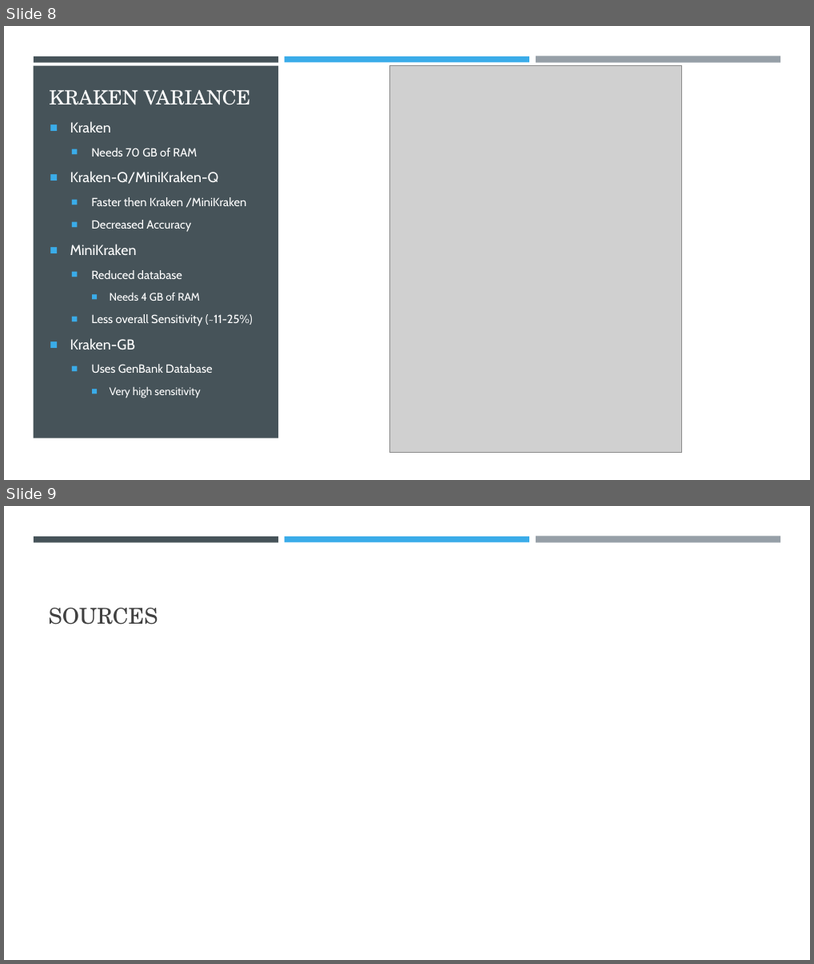
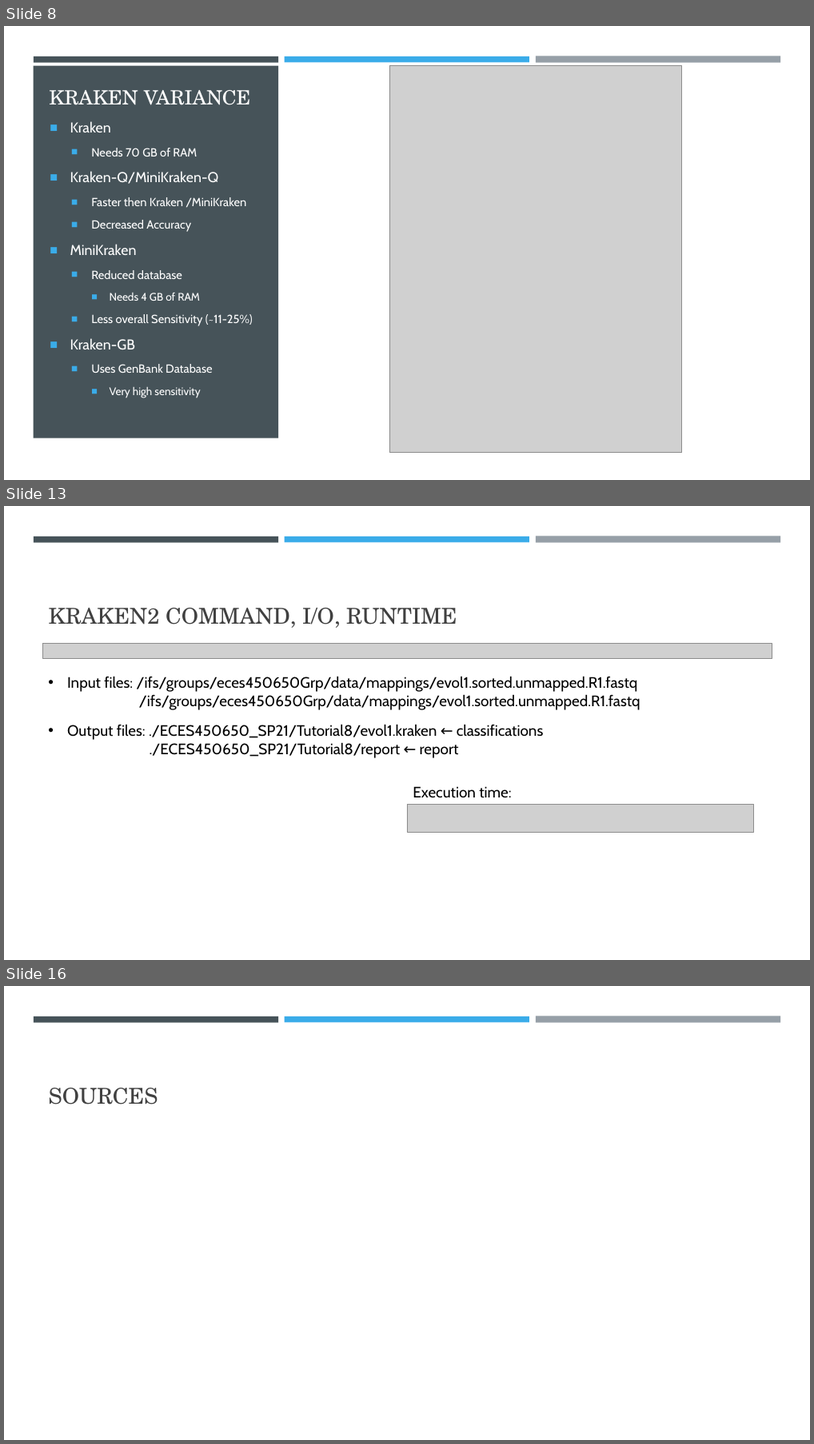
Before and after one commit to CodyScully/ECE450_tutorial_8_Kraken, a slide deck: Tutorial_8_Kraken.pptx. Shown one above the other, each under a label of ours: slides 8 and 9 before the commit, slides 8, 13 and 16 after it; the slides between them are not shown. The pictures are 814x964 and 814x1444 pixels, drawn with LibreOffice and Linux fonts; fonts in the diff are those of the drawing; grey boxes stand for pictures. Boxes give left, top, right and bottom in pixels: in the first picture for what was removed or moved away, otherwise in the second. Text is boxed around its words. In the diff, an @@ line names an element or a change of style, - is before the commit and + after.

```diff
--- a/Tutorial_8_Kraken.pptx
+++ b/Tutorial_8_Kraken.pptx
@@ slide 13 added at [4, 506, 810, 960], background #FFFFFF; not listed: 3 template elements that a slide beside it also shows @@
@@ title added at [49, 608, 458, 628], 26 pt, text #404040 @@
+KRAKEN2 COMMAND, I/O, RUNTIME
@@ picture added at [42, 644, 772, 659] @@
@@ text added at [67, 676, 641, 710], 18 pt, text #000000 @@
+• Input files: /ifs/groups/eces450650Grp/data/mappings/evol1.sorted.unmapped.R1.fastq
+      /ifs/groups/eces450650Grp/data/mappings/evol1.sorted.unmapped.R1.fastq
@@ text added at [67, 724, 544, 758], 18 pt, text #000000 @@
+• Output files: ./ECES450650_SP21/Tutorial8/evol1.kraken ← classifications
+      ./ECES450650_SP21/Tutorial8/report ← report
@@ text added at [413, 786, 511, 798], 18 pt, text #000000 @@
+Execution time:
@@ picture added at [407, 804, 754, 832] @@
@@ what was slide 9 is now slide 16 @@
```
Also in this commit, not shown: 6 other slides added.
